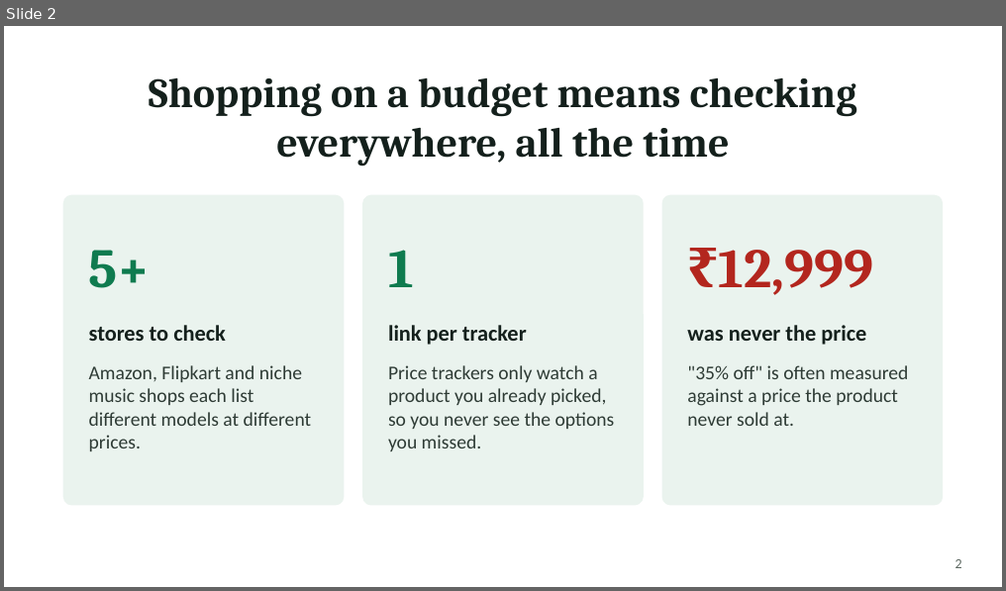
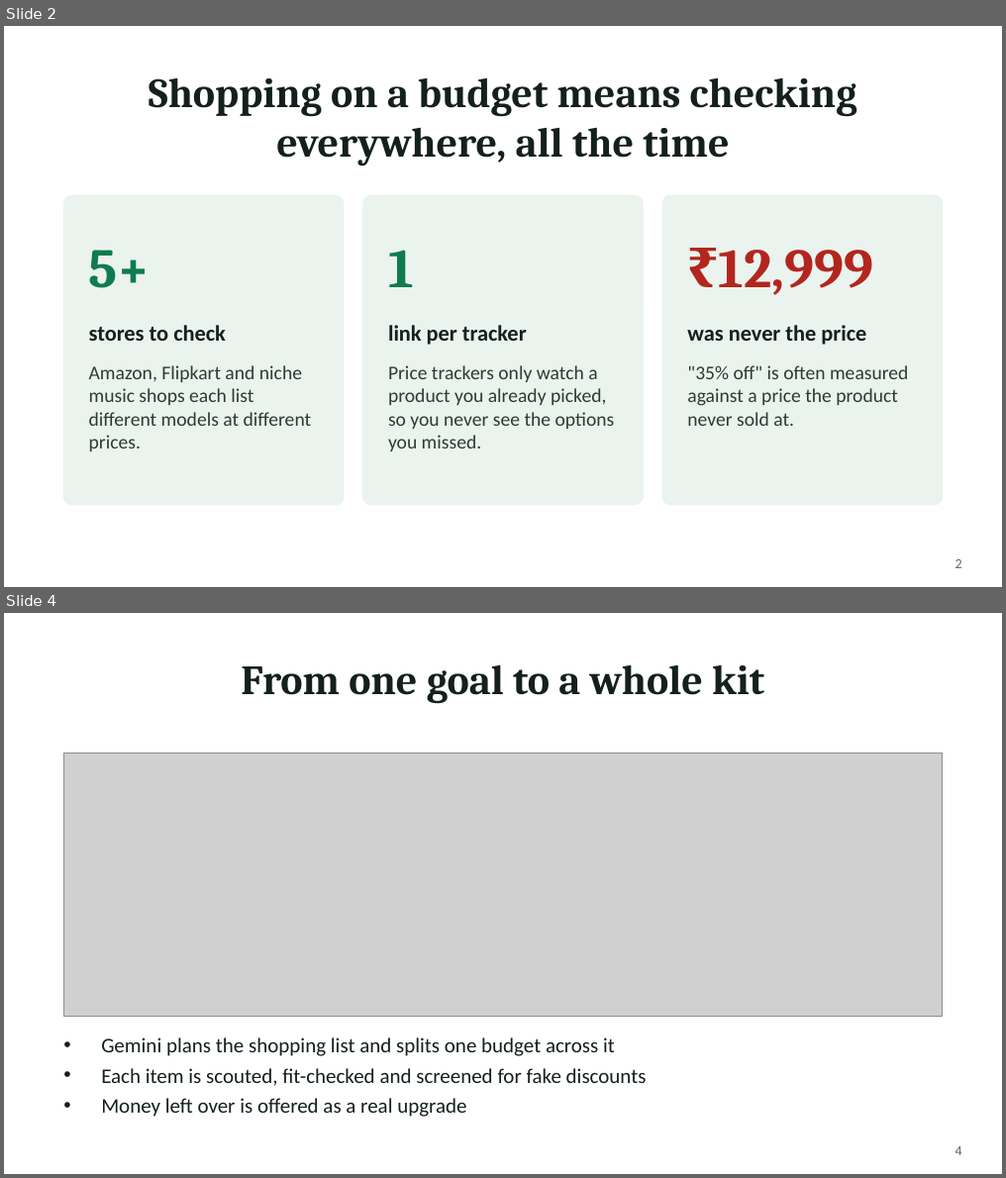
Before and after one commit to guptameenu31/Dealscout, a slide deck: DealScout.pptx. Shown one above the other, each under a label of ours: slide 2 before the commit, slides 2 and 4 after it; the slides between them are not shown. The pictures are 1006x591 and 1006x1178 pixels, drawn with LibreOffice and Linux fonts; fonts in the diff are those of the drawing; grey boxes stand for pictures. Boxes give left, top, right and bottom in pixels: in the first picture for what was removed or moved away, otherwise in the second. Text is boxed around its words. In the diff, an @@ line names an element or a change of style, - is before the commit and + after.

```diff
--- a/DealScout.pptx
+++ b/DealScout.pptx
@@ slide 4 added at (x1=4, y1=613, x2=1002, y2=1174), background #FFFFFF @@
@@ title added at (x1=241, y1=664, x2=764, y2=704), 30 pt, text #14201C, bold @@
+From one goal to a whole kit
@@ picture added at (x1=63, y1=753, x2=943, y2=1017) @@
@@ text added at (x1=101, y1=1038, x2=647, y2=1117), 15 pt, text #14201C @@
+• Gemini plans the shopping list and splits one budget across it
+• Each item is scouted, fit-checked and screened for fake discounts
+• Money left over is offered as a real upgrade
@@ page number added at (x1=955, y1=1147, x2=962, y2=1156), 10 pt, text #5B6760 @@
+4
```
Also in this commit, not shown: 6 slides changed, 1 other file.
